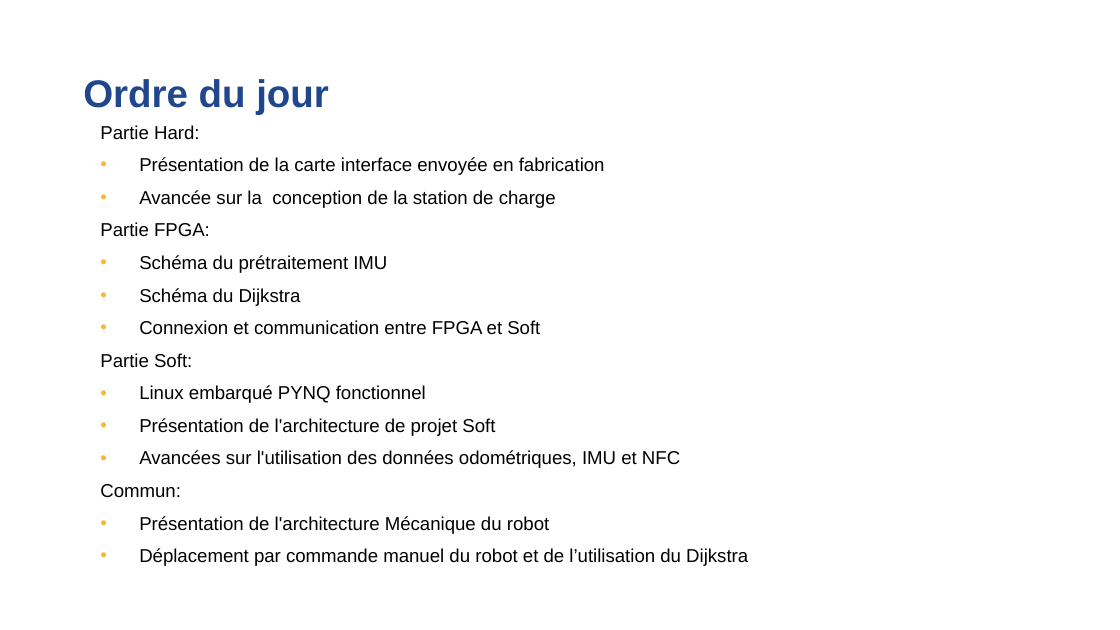
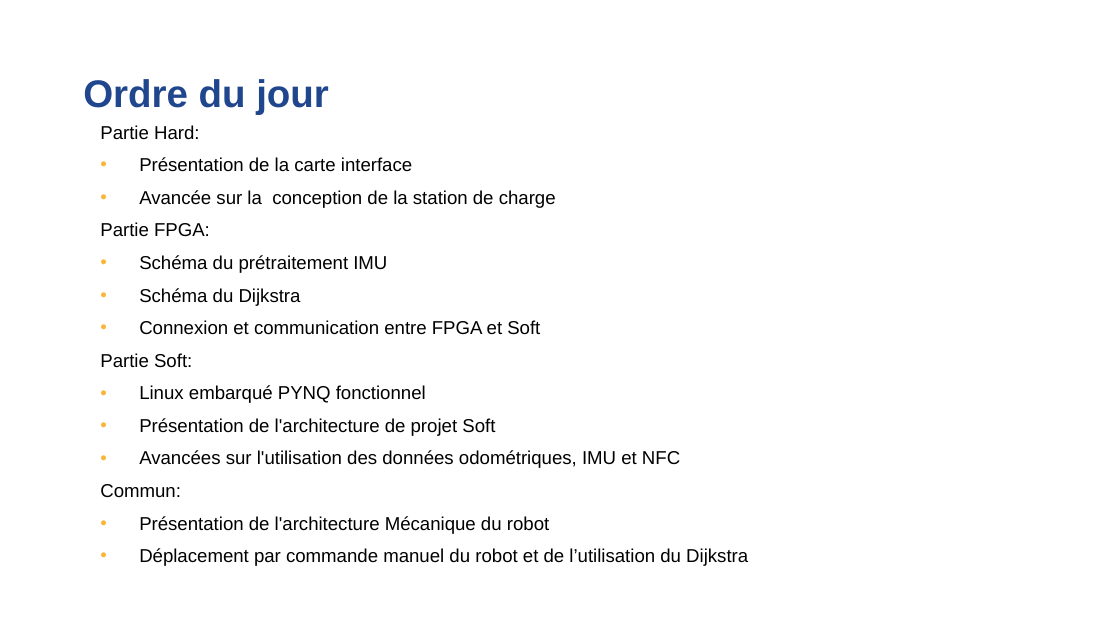
Before and after one commit to Laffargue-ElsysDesign/Robot_Surveillance_V3, a slide deck: slide 2 of GestionDeProjet/Reunions/Reunion_23_06_2022/Reunion_avancement23_06_22.pptx. Drawn at 1120x630 pixels with LibreOffice and Linux fonts; fonts in the diff are those of the drawing; background and template pictures are left out. Boxes give left, top, right and bottom in pixels: in the first picture for what was removed or moved away, otherwise in the second. Text is boxed around its words. In the diff, an @@ line names an element or a change of style, - is before the commit and + after.

```diff
--- a/GestionDeProjet/Reunions/Reunion_23_06_2022/Reunion_avancement23_06_22.pptx
+++ b/GestionDeProjet/Reunions/Reunion_23_06_2022/Reunion_avancement23_06_22.pptx
@@ text at (139, 157, 412, 172): text changed @@
-• Présentation de la carte interface envoyée en fabrication
+• Présentation de la carte interface
```
Also in this commit, not shown: 2 other slides changed, 2 slides added, 2 other files.
